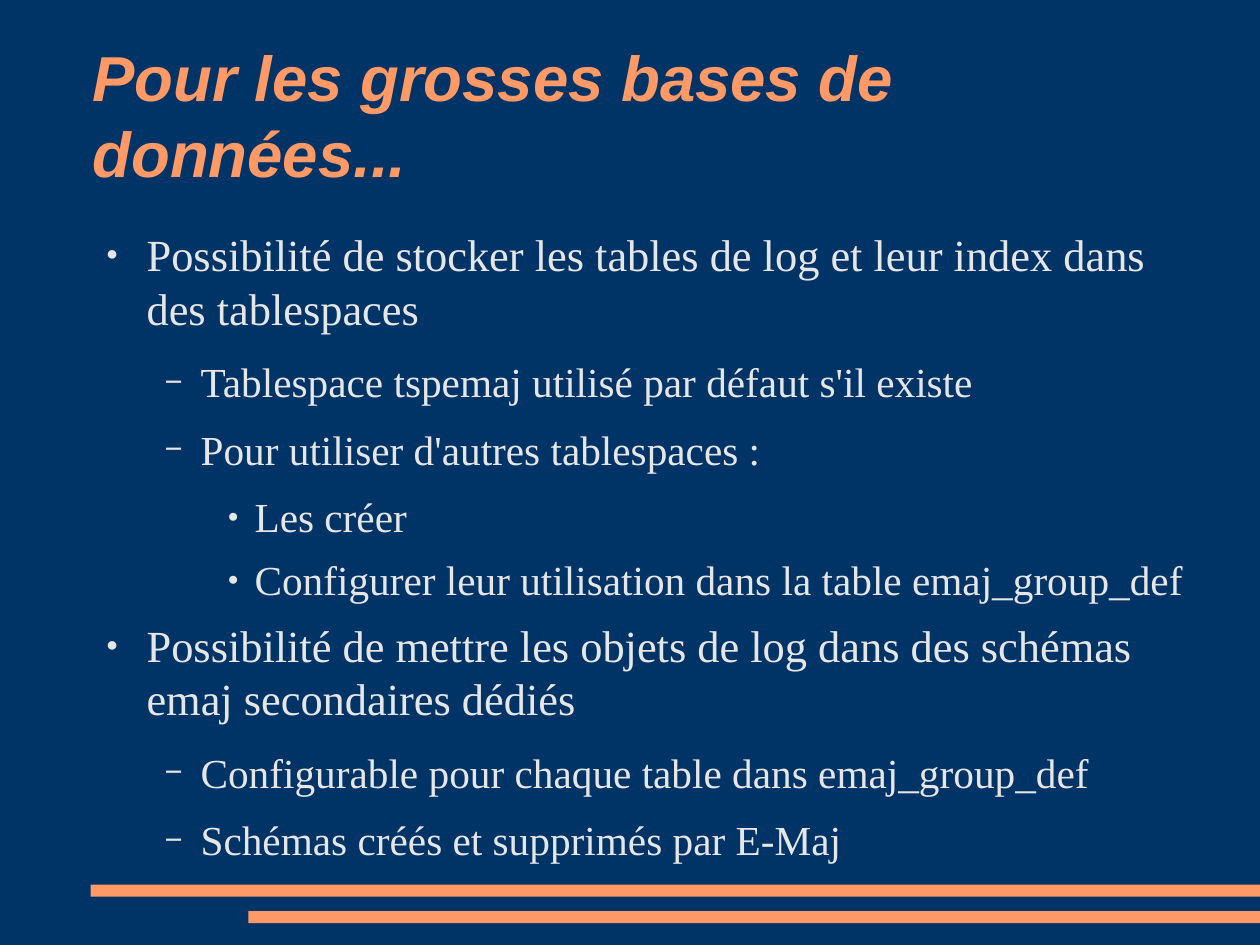
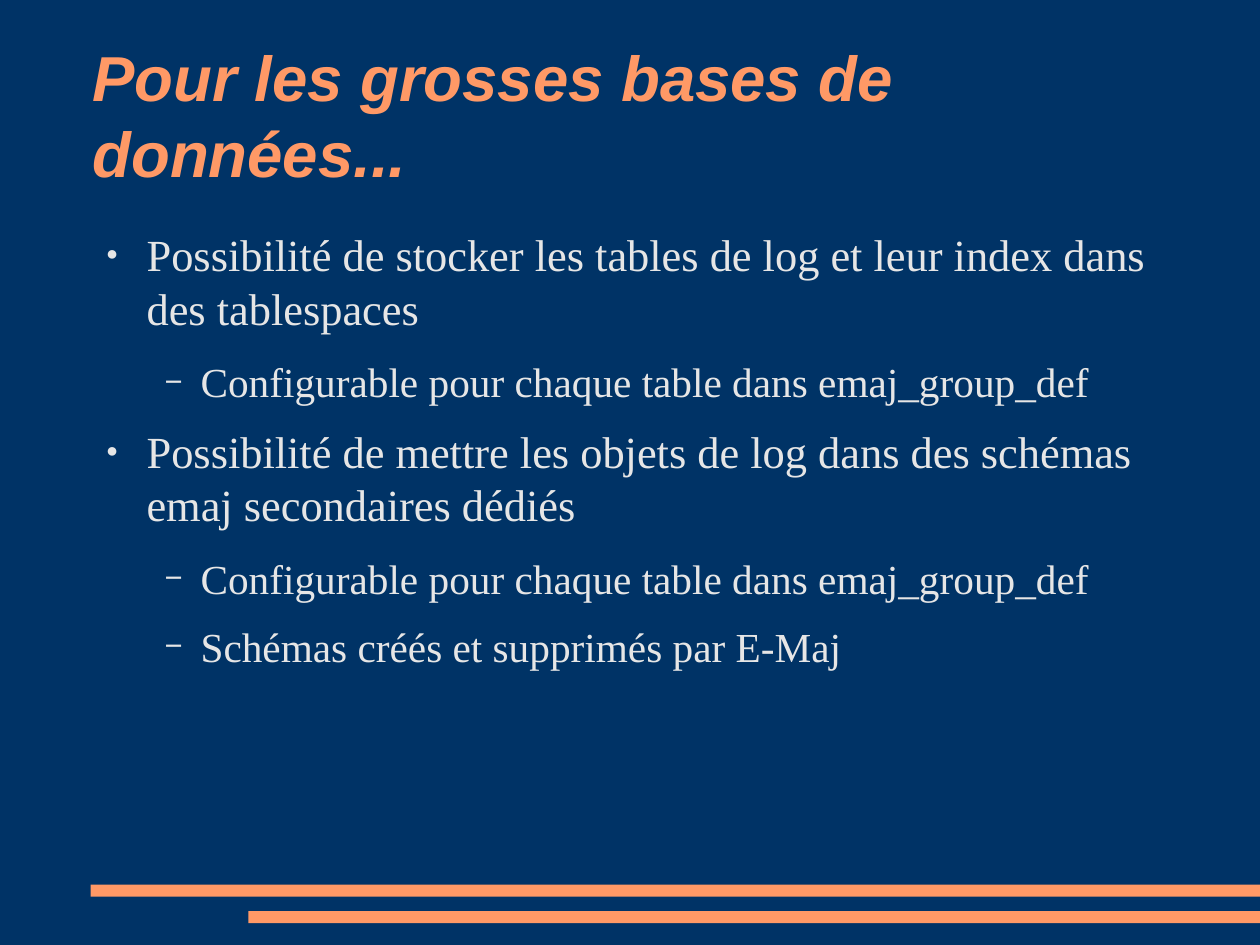
Before and after one commit to beaud76/emaj_doc, a slide deck: slide 30 of Emaj_pres_fr.odp. Drawn at 1260x945 pixels with LibreOffice and Linux fonts; fonts in the diff are those of the drawing. Boxes give left, top, right and bottom in pixels: in the first picture for what was removed or moved away, otherwise in the second. Text is boxed around its words. In the diff, an @@ line names an element or a change of style, - is before the commit and + after.

```diff
--- a/Emaj_pres_fr.odp
+++ b/Emaj_pres_fr.odp
@@ text at <box>201,368,1088,406</box>: text changed @@
-  − Tablespace tspemaj utilisé par défaut s'il existe
-  − Pour utiliser d'autres tablespaces :
-    ● Les créer
-    ● Configurer leur utilisation dans la table emaj_group_def
+  − Configurable pour chaque table dans emaj_group_def
```
Also in this commit, not shown: 7 other slides changed, 3 other files.
